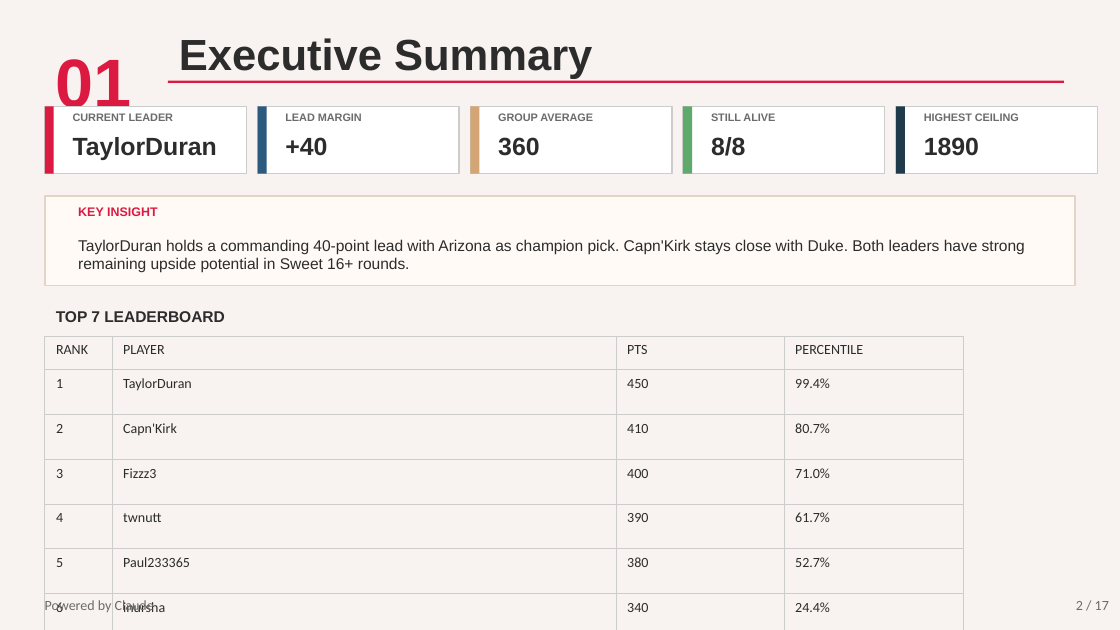
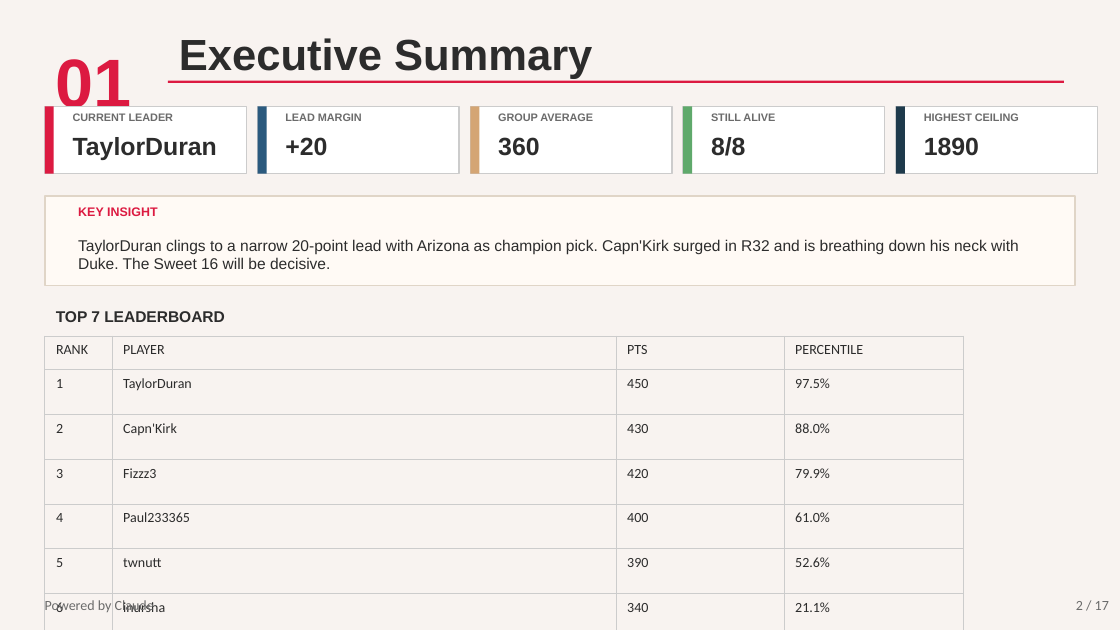
Before and after one commit to tdswim/Elons-Plugs-2026, a slide deck: slide 2 of Elons_Plugs_Deck.pptx. Drawn at 1120x630 pixels with LibreOffice and Linux fonts; fonts in the diff are those of the drawing. Boxes give left, top, right and bottom in pixels: in the first picture for what was removed or moved away, otherwise in the second. Text is boxed around its words. In the diff, an @@ line names an element or a change of style, - is before the commit and + after.

```diff
--- a/Elons_Plugs_Deck.pptx
+++ b/Elons_Plugs_Deck.pptx
@@ text at (x1=285, y1=137, x2=327, y2=156): text changed @@
-+40
++20
@@ text at (x1=78, y1=239, x2=1019, y2=269): text changed @@
-TaylorDuran holds a commanding 40-point lead with Arizona as champion pick. Capn'Kirk stays close with Duke. Both leaders have strong remaining upside potential in Sweet 16+ rounds.
+TaylorDuran clings to a narrow 20-point lead with Arizona as champion pick. Capn'Kirk surged in R32 and is breathing down his neck with Duke. The Sweet 16 will be decisive.
@@ table at (x1=45, y1=336, x2=963, y2=616) @@
-row 2, column 4: 99.4%
+row 2, column 4: 97.5%
-row 3, column 3: 410
+row 3, column 3: 430
-row 3, column 4: 80.7%
+row 3, column 4: 88.0%
-row 4, column 3: 400
+row 4, column 3: 420
-row 4, column 4: 71.0%
+row 4, column 4: 79.9%
-row 5: 4 | twnutt | 390 | 61.7%
+row 5: 4 | Paul233365 | 400 | 61.0%
-row 6: 5 | Paul233365 | 380 | 52.7%
+row 6: 5 | twnutt | 390 | 52.6%
-row 7, column 4: 24.4%
+row 7, column 4: 21.1%
-row 8, column 1: 7
+row 8, column 1: 6
-row 8, column 4: 24.4%
+row 8, column 4: 21.1%
```
Also in this commit, not shown: 10 other slides changed.
